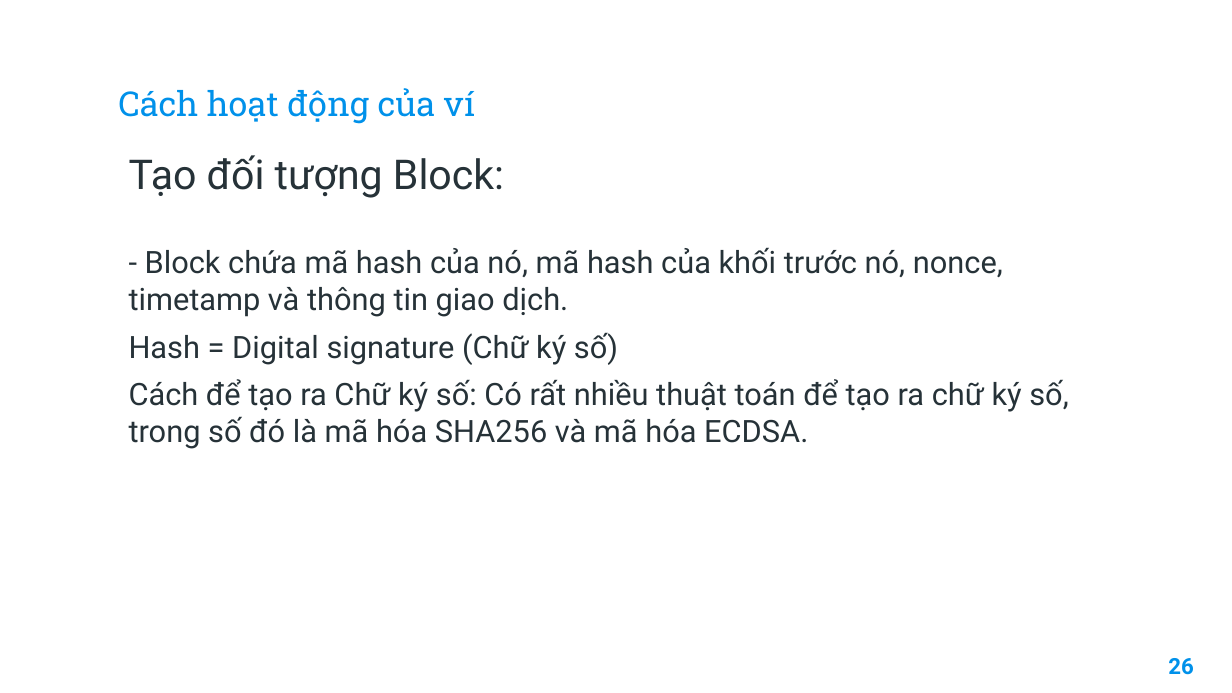
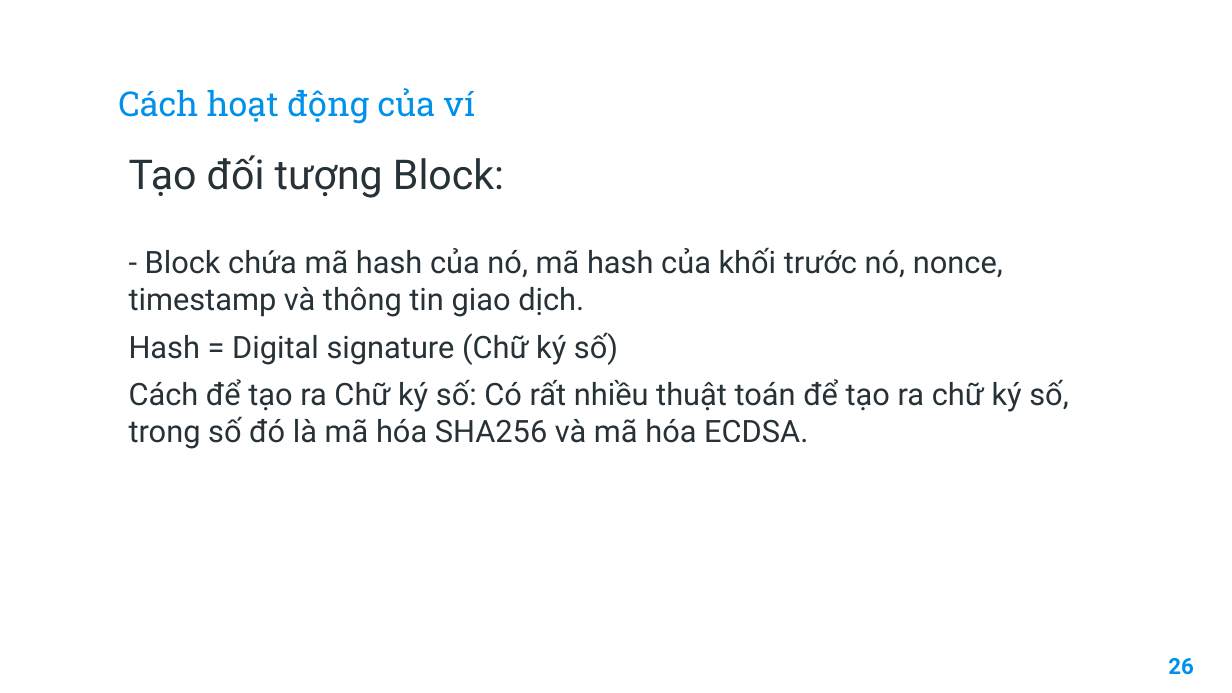
Before and after one commit to TccKaiCi/blockChainWallet, a slide deck: slide 28 of atbmhttt2.pptx (slide 27 before the commit). Drawn at 1232x693 pixels with LibreOffice and Linux fonts; fonts in the diff are those of the drawing; background and template pictures are left out. Boxes give left, top, right and bottom in pixels: in the first picture for what was removed or moved away, otherwise in the second. Text is boxed around its words. In the diff, an @@ line names an element or a change of style, - is before the commit and + after.

```diff
--- a/atbmhttt2.pptx
+++ b/atbmhttt2.pptx
@@ text at [129,247,1003,317]: text changed @@
-- Block chứa mã hash của nó, mã hash của khối trước nó, nonce, timetamp và thông tin giao dịch.
+- Block chứa mã hash của nó, mã hash của khối trước nó, nonce, timestamp và thông tin giao dịch.
```
Also in this commit, not shown: 3 other slides changed, 1 slide added.
